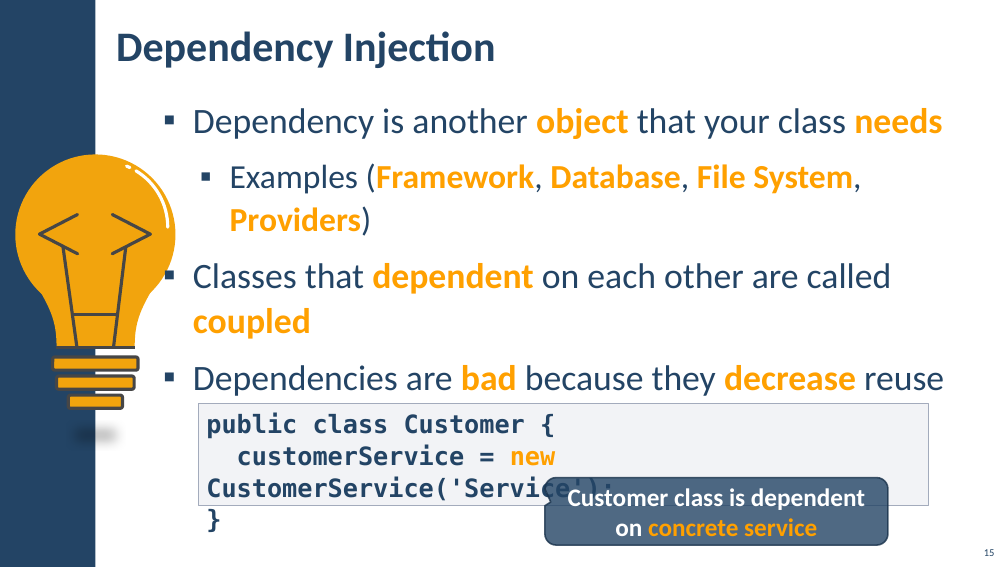
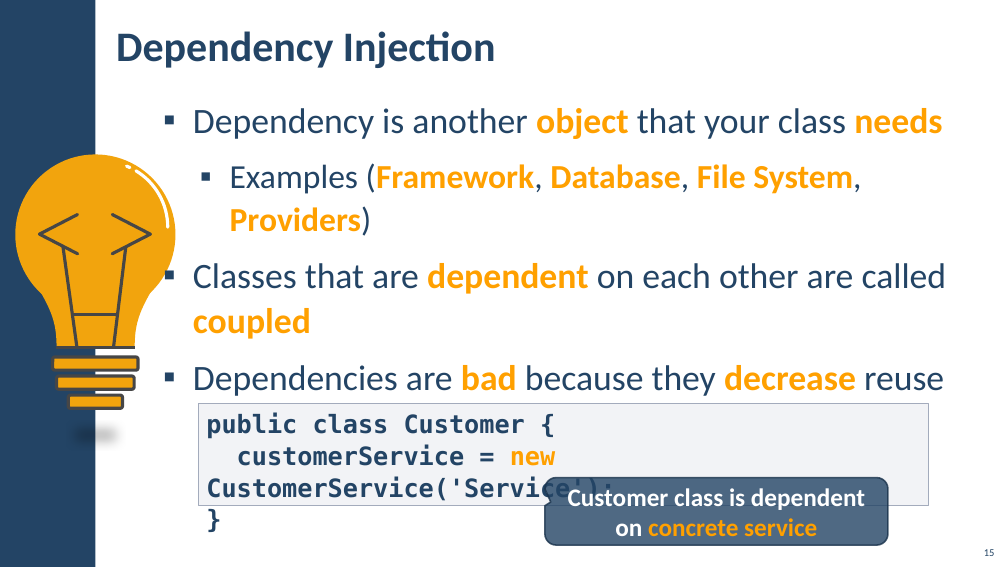
Before and after one commit to DBeneva/JavaScript, a slide deck: slide 15 of 06 - Angular/03 - DI, Intro to RxJS, Services/00 - Presentation/03. Angular-Fundamentals-Dependency-Injection-and-Services.pptx. Drawn at 1008x567 pixels with LibreOffice and Linux fonts; fonts in the diff are those of the drawing; background and template pictures are left out. Boxes give left, top, right and bottom in pixels: in the first picture for what was removed or moved away, otherwise in the second. Text is boxed around its words. In the diff, an @@ line names an element or a change of style, - is before the commit and + after.

```diff
--- a/06 - Angular/03 - DI, Intro to RxJS, Services/00 - Presentation/03. Angular-Fundamentals-Dependency-Injection-and-Services.pptx
+++ b/06 - Angular/03 - DI, Intro to RxJS, Services/00 - Presentation/03. Angular-Fundamentals-Dependency-Injection-and-Services.pptx
@@ text at bbox=[193, 263, 947, 339]: text changed @@
-▪ Classes that dependent on each other are called
-  coupled
+▪ Classes that are dependent on each other are called
+  coupled
```
Also in this commit, not shown: 3 other slides changed, 49 other files.
